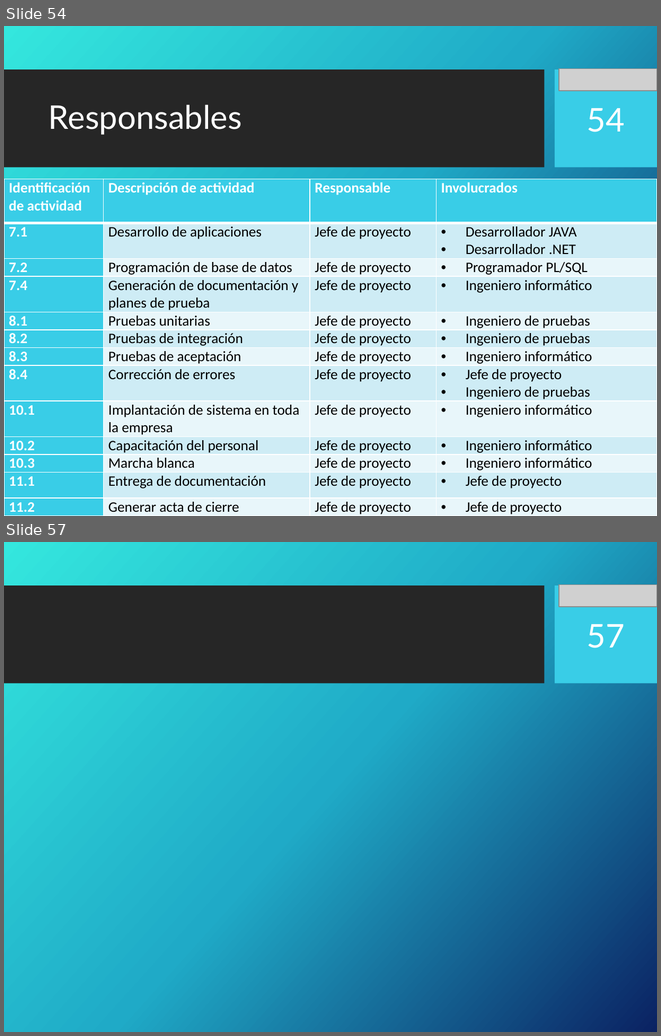
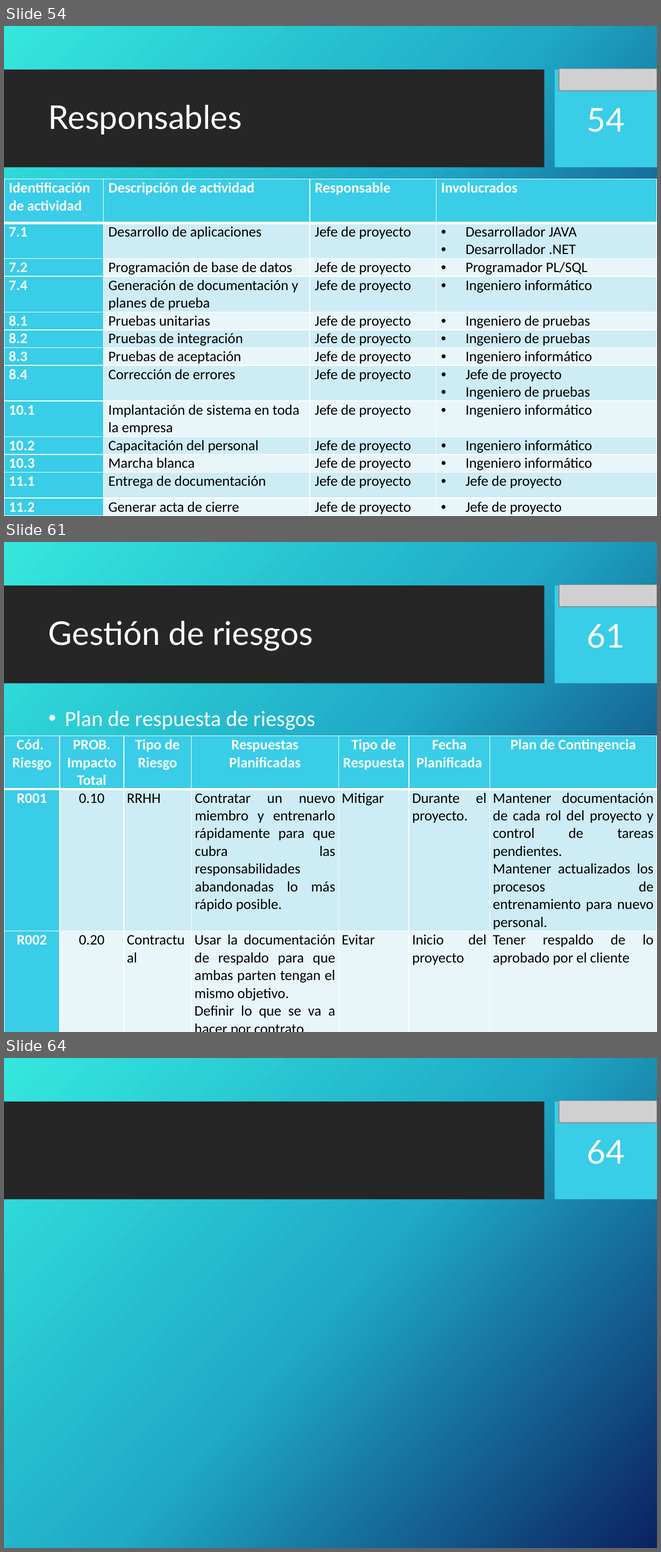
Before and after one commit to portafolio2016/hipocrates, a slide deck: docs/plan-de-proyecto/ppt-iteracion1.pptx. Shown one above the other, each under a label of ours: slides 54 and 57 before the commit, slides 54, 61 and 64 after it; the slides between them are not shown. The pictures are 661x1036 and 661x1552 pixels, drawn with LibreOffice and Linux fonts; fonts in the diff are those of the drawing; grey boxes stand for pictures; background and template pictures are left out. Boxes give left, top, right and bottom in pixels: in the first picture for what was removed or moved away, otherwise in the second. Text is boxed around its words. In the diff, an @@ line names an element or a change of style, - is before the commit and + after.

Commit message:
Agregado procesos de gestion  y gestion de riesgos

```diff
--- a/docs/plan-de-proyecto/ppt-iteracion1.pptx
+++ b/docs/plan-de-proyecto/ppt-iteracion1.pptx
@@ slide 61 added at [4, 542, 657, 1032], background picture (left out); not listed: 2 template elements that a slide beside it also shows @@
@@ picture added at [559, 585, 657, 607] @@
@@ title added at [49, 620, 313, 651], 36 pt, text #FFFFFF @@
+Gestión de riesgos
@@ page number added at [587, 624, 625, 648], 36 pt, text #FFFFFF @@
+61
@@ text added at [65, 711, 315, 730], 24 pt, text #FFFFFF @@
+• Plan de respuesta de riesgos
@@ table added at [4, 736, 657, 1032], 3 rows, 7 columns @@
+Cód. / Riesgo | PROB. Impacto Total | Tipo de Riesgo | Respuestas Planificadas | Tipo de Respuesta | Fecha Planificada | Plan de Contingencia
+R001 | 0.10 | RRHH | Contratar un nuevo miembro y entrenarlo rápidamente para que cubra las responsabilidades abandonadas lo más rápido posible. | Mitigar | Durante el proyecto. | Mantener documentación de cada rol del proyecto y control de tareas pendientes. / Mantener actualizados los procesos de entrenamiento para nuevo personal.
+R002 | 0.20 | Contractual | Usar la documentación de respaldo para que ambas parten tengan el mismo objetivo. / Definir lo que se va a hacer por contrato. | Evitar | Inicio del proyecto | Tener respaldo de lo aprobado por el cliente
@@ what was slide 57 is now slide 64 @@
@@ page number at [587, 1140, 625, 1164]: text changed @@
-57
+64
```
Also in this commit, not shown: 2 slides changed, 8 other slides added, 2 slides removed.
